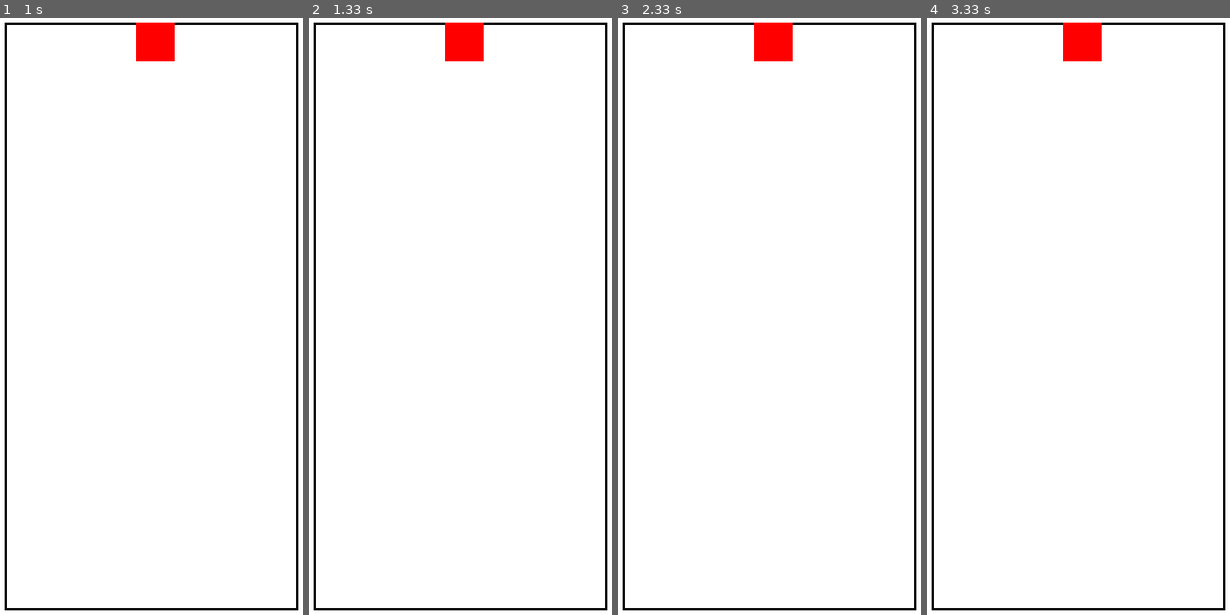
Above: before the commit, frames 1-4 (left to right).
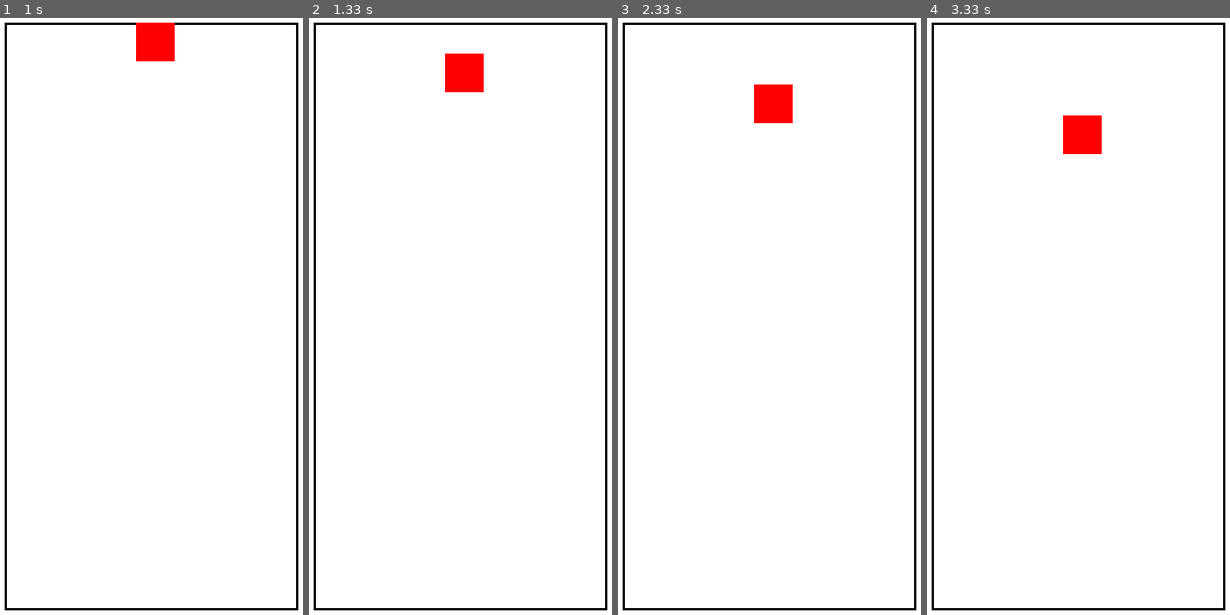
Above: after the commit, the same moments.

Repository: HaydenGuy/Pygame_Tetris
Game: pygame game, started from main.py
Same seed, same stepped clock (60 frames per second), same inputs: the game is played once before the commit and once after it.
Inputs:
- Up to frame 1 (1 s): no input
- Up to frame 2 (1.33 s): no input
- Up to frame 3 (2.33 s): no input
- Up to frame 4 (3.33 s): no input

Frame 1 is identical in both runs. In frame 2, 1.3% of the frame differs, in the area x 44-58%, y 0-13%; in frame 3, 1.7%, in the area x 44-58%, y 0-18%; in frame 4, 1.7%.

Commit message:
Added timer to check if a piece has moved and logic to move a piece consistently downwards

Diff:
--- a/main.py
+++ b/main.py
@@ -7,6 +7,9 @@
         self.image = pygame.Surface((width, height))
         self.image.fill(color)
         self.rect = self.image.get_rect()
+
+    def move_down(self):
+        self.rect.y += 40
 
 def draw_border(width, height):
     # Calculate 95% of the screen width and height
@@ -54,11 +57,21 @@
     red_square.rect.y = (height - border_height) / 2 # Top of inside of border_y
     all_sprites.add(red_square)
 
+    # Timer variables
+    move_timer = 0
+    move_interval = 1000
+
     while True:
         for event in pygame.event.get():
             if event.type == pygame.QUIT: # Exits game if user clicks quit
                 pygame.quit()
                 sys.exit()
+
+        # Check if it's time to move a piece down
+        current_time = pygame.time.get_ticks()
+        if current_time - move_timer > move_interval:
+            red_square.move_down()
+            move_timer = current_time # Reset the timer
 
         # Background color
         screen.fill(WHITE)
